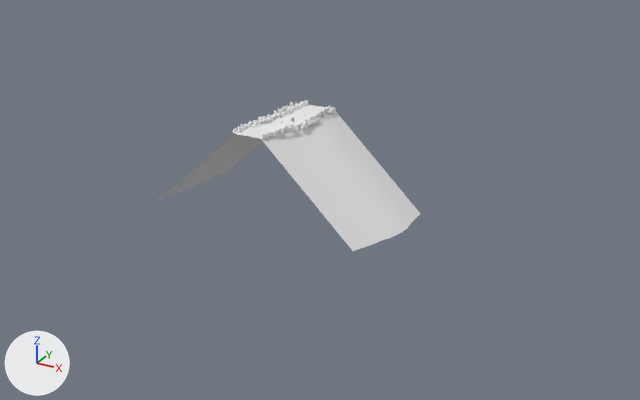
The OBJ model VektoriaApp/models/RoadTiles/RoadTiles_Curve_UpDown/RoadTiles_Curve_R_Up/RoadTile_Curve_R_Up2.obj: old version first, new version second.
Camera for both pictures: a 50 mm camera at (1482.0, -2368.0, 944.0) aimed at (174.0, 11.0, -245.0). Arrows for +X, +Y and +Z are at lower left; the lights stay in place. Where no turn or scale is listed for an object, it has been applied to the vertices.

In view in the first picture: 'Rocks_LowPoly1_Cube.010'.
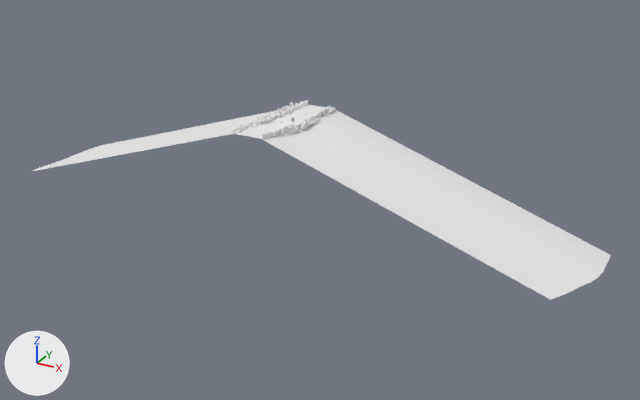
Location of each change, [x1, y1, x2, y2] in pixels of the pictures (640 x 400 px; the box of a moved part takes in the faces that stretch with it):
'Rocks_LowPoly1_Cube.010', reshaped (119% wider, 32% taller): before [155, 100, 420, 251]; after [30, 100, 611, 300]
part 1 of me_rocks_lowpoly1_cube_010, moved or reshaped: before [261, 111, 420, 251]; after [262, 110, 611, 300]
part 2 of me_rocks_lowpoly1_cube_010, moved or reshaped: before [155, 134, 263, 203]; after [30, 110, 286, 172]

Edits to the bpy script that builds the scene:
```text
Change me_rocks_lowpoly1_cube_010:
    where me_rocks_lowpoly1_cube_010.from_pydata(...)  # 4625 vertices, 9072 faces; spans x -397.0..480.0, y -150.0..150.0, z -315.0..52.0
    used by ob_rocks_lowpoly1_cube_010; location = (0.0, 0.0, 0.0)
    before: 4601 (480.0, 95.0, -285.0) at pixel (414, 220), 4602 (480.0, 123.0, -285.0) at pixel (417, 216), 4603 (480.0, 68.0, -287.0) at pixel (410, 223), 4604 (480.0, 41.0, -291.0) at pixel (407, 227), 4605 (418.0, -68.0, -313.0) at pixel (375, 243)
    before: 4606 (436.0, -41.0, -309.0) at pixel (384, 239), 4608 (405.0, -95.0, -315.0) at pixel (368, 246), 4610 (473.0, 14.0, -297.0) at pixel (401, 232), 4611 (380.0, -150.0, -315.0) at pixel (352, 251)
    me_rocks_lowpoly1_cube_010 part 1
    add for i in [*range(4601, 4605), 4610, 4611]: me_rocks_lowpoly1_cube_010.vertices[i].co += Vector((622.0, 0.0, 0.0))
    add for i in [4605, 4606, 4608]: me_rocks_lowpoly1_cube_010.vertices[i].co += Vector((626.0, 0.0, 0.0))
    me_rocks_lowpoly1_cube_010.vertices[4607].co: (392.0, -123.0, -315.0) -> (1017.0, -123.0, -315.0)  # pixel (360, 248) -> pixel (558, 296)
    me_rocks_lowpoly1_cube_010.vertices[4609].co: (458.0, -14.0, -303.0) -> (1082.0, -14.0, -303.0)  # pixel (394, 236) -> pixel (591, 282)
    me_rocks_lowpoly1_cube_010.vertices[4612].co: (480.0, 150.0, -285.0) -> (1100.0, 150.0, -285.0)  # pixel (420, 213) -> pixel (611, 255)
    me_rocks_lowpoly1_cube_010 part 2: all 12 vertices in x -397.0..-297.0, y -150.0..150.0, z -315.0..-285.0 are moved by (-602.0, 0.0, 0.0)
```
